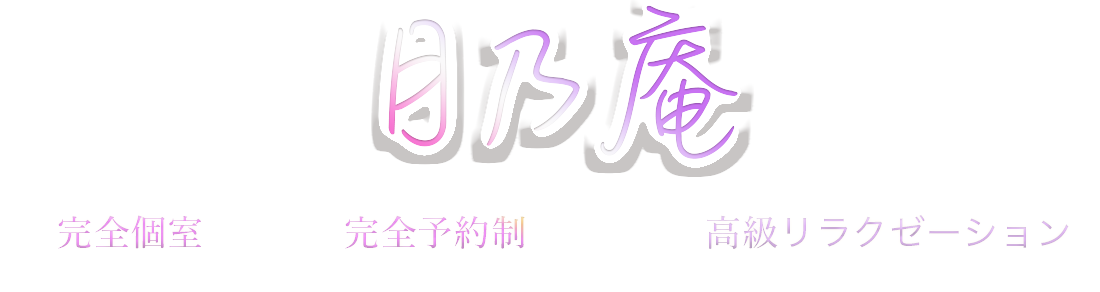
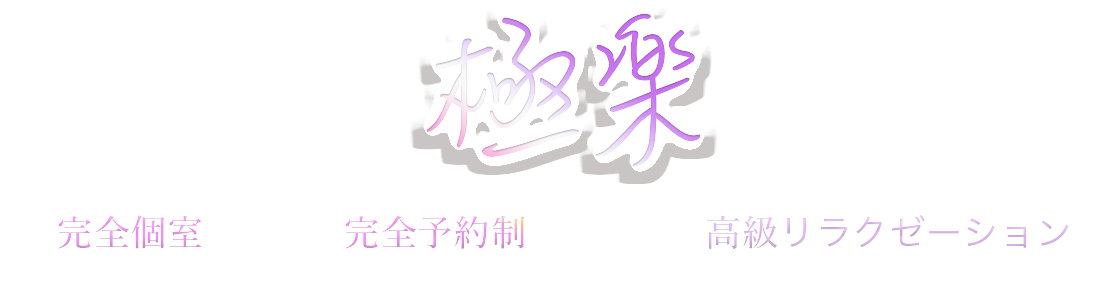
Revision of a layered 1100 x 292 image; what changed, layer by layer:
painted on "月乃庵" over [388, 5, 738, 167]